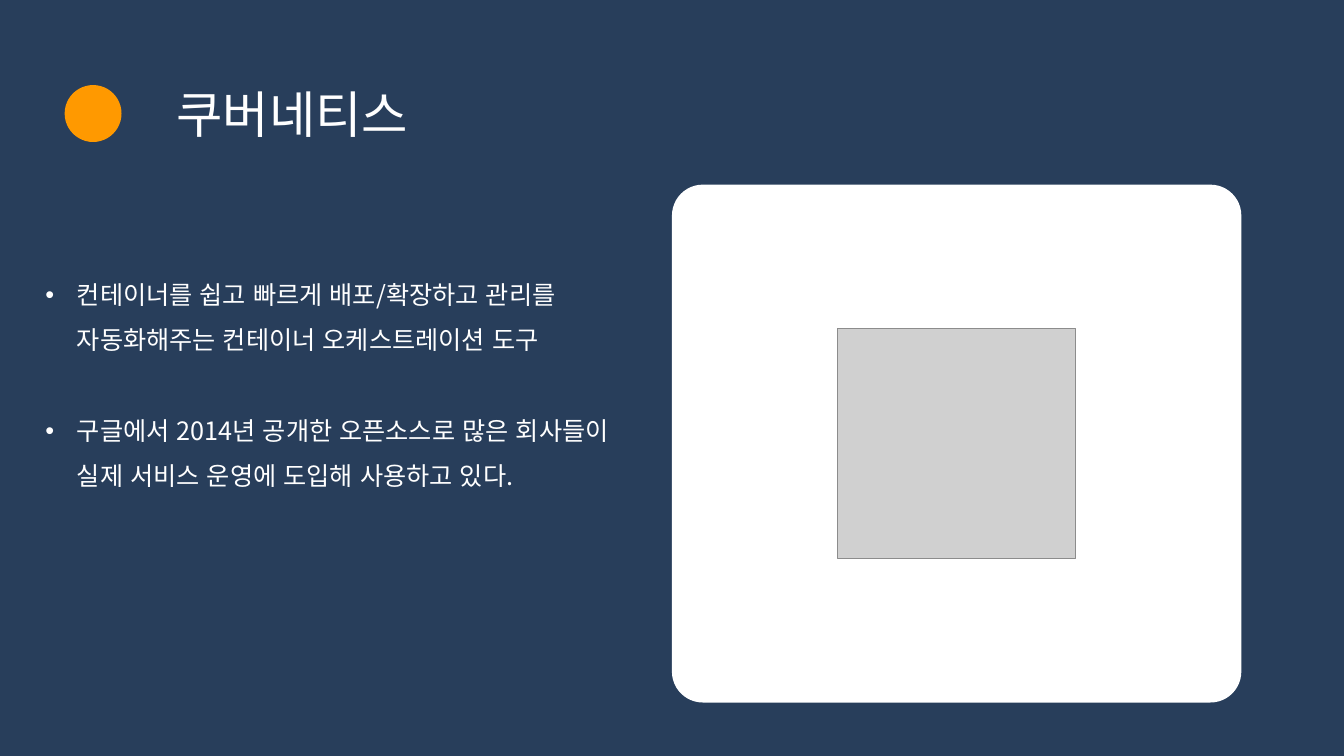
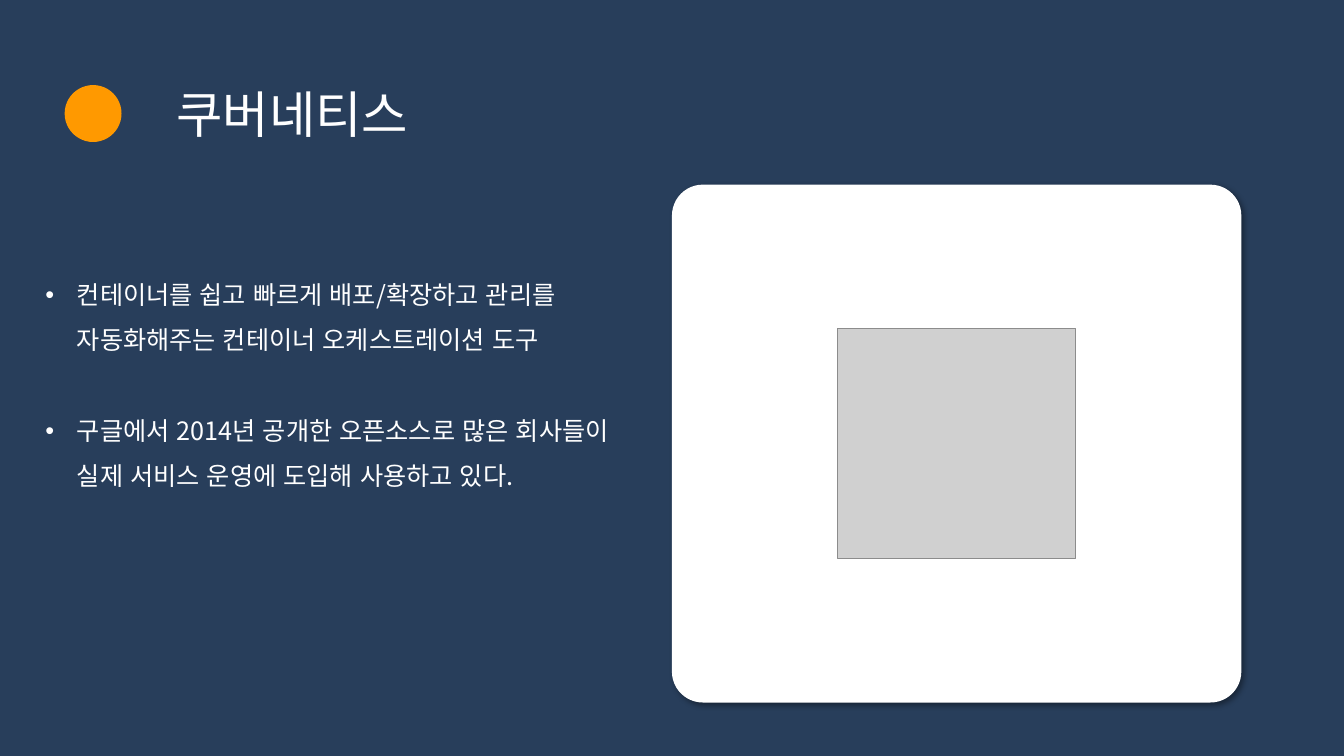
Before and after one commit to SK9604/Ansible, a slide deck: slide 12 of project/group/어때요 갖고싶조.ppsx (slide 10 before the commit). Drawn at 1344x756 pixels with LibreOffice and Linux fonts; fonts in the diff are those of the drawing; grey boxes stand for pictures. Boxes give left, top, right and bottom in pixels: in the first picture for what was removed or moved away, otherwise in the second. Text is boxed around its words. In the diff, an @@ line names an element or a change of style, - is before the commit and + after.

```diff
--- a/project/group/어때요 갖고싶조.ppsx
+++ b/project/group/어때요 갖고싶조.ppsx
@@ rounded rectangle at box(673, 185, 1242, 703): shadow on @@
```
Also in this commit, not shown: 8 other slides changed, 2 slides added.
